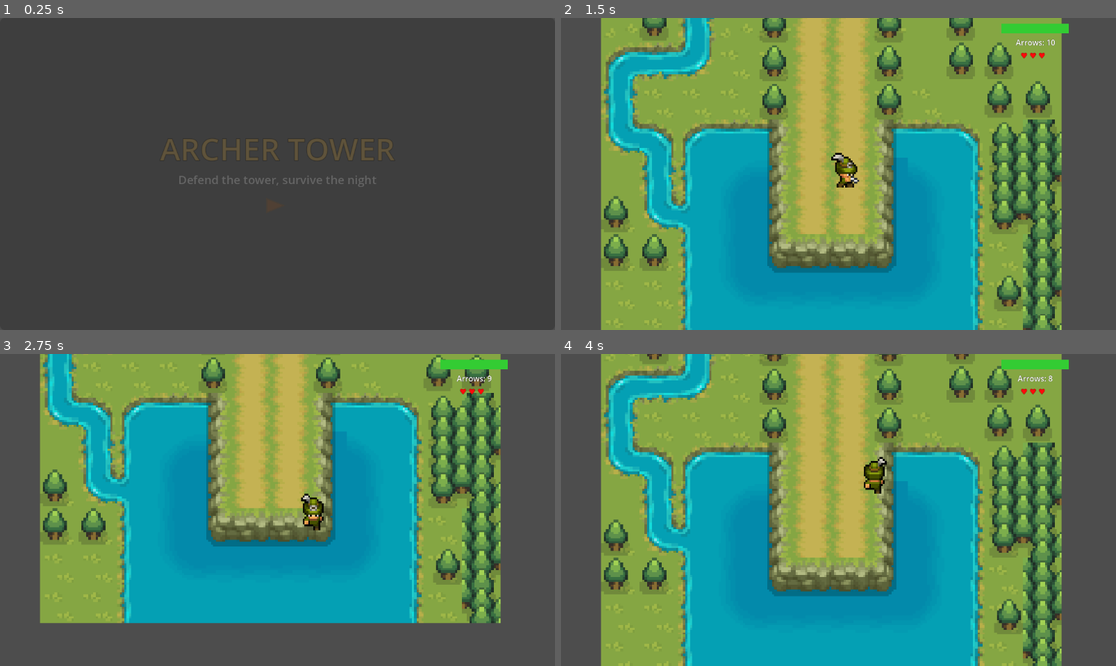
Above: before the commit, frames 1-4 (two rows, left to right).
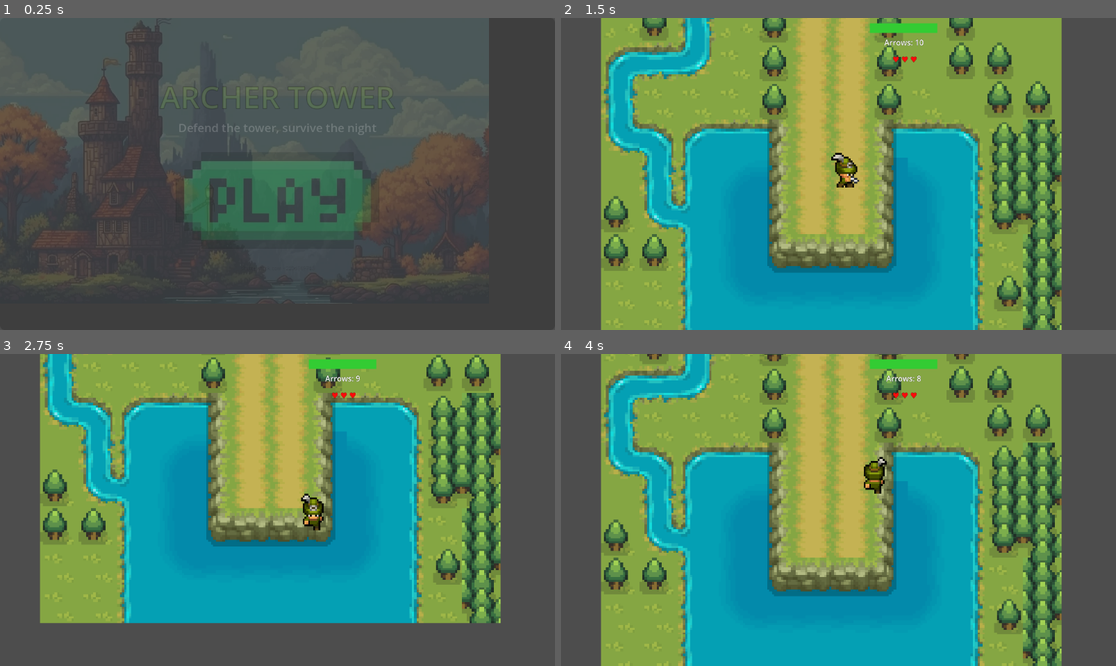
Above: after the commit, the same moments.

Repository: AethelVeritas/Dunedain
Game: Godot game, scene res://scenes/start_screen.tscn
Same seed, same stepped clock (60 frames per second), same inputs: the game is played once before the commit and once after it.
Inputs (mouse positions are in pixels of both pictures, inside the frame that each line leads up to):
- Up to frame 1 (0.25 s): no input
- Up to frame 2 (1.5 s): click (838, 205) at 0.5 s; move the mouse to (960, 158) at 1.27 s; hold D (right) from 1.28 s (still down); click (960, 158) at 1.35 s
- Up to frame 3 (2.75 s): move the mouse to (166, 525) at 2.02 s; release D (right) at 2.03 s; hold S (down) from 2.03 s (still down); click (166, 525) at 2.1 s
- Up to frame 4 (4 s): move the mouse to (894, 441) at 2.77 s; release S (down) at 2.78 s; hold D (right) 2.78-3.53 s; click (894, 441) at 2.85 s; move the mouse to (810, 572) at 3.52 s; hold W (up) from 3.53 s (still down); click (810, 572) at 3.6 s

The runs differ from the first frame. In frame 1, 42% of the frame differs, in the area x 0-89%, y 0-92%; in frame 2, 1.0%; in frame 3, 1.0%; in frame 4, 1.0%.

Commit message:
add background to start screen

Diff:
--- a/scenes/player.tscn
+++ b/scenes/player.tscn
@@ -552,26 +552,26 @@
 [node name="HealthBar" parent="AnimatedSprite2D/Camera2D/CanvasLayer" instance=ExtResource("3_qhqgy")]
 layout_mode = 3
 anchors_preset = 0
-offset_left = 914.0
-offset_top = 12.0
-offset_right = 1054.0
-offset_bottom = 32.0
+offset_left = 641.0
+offset_top = 11.0
+offset_right = 781.0
+offset_bottom = 31.0
 
 [node name="ArrowCounter" parent="AnimatedSprite2D/Camera2D/CanvasLayer" instance=ExtResource("4_arrow")]
 layout_mode = 3
 anchors_preset = 0
-offset_left = 925.0
+offset_left = 652.0
 offset_top = 40.0
-offset_right = 1045.0
+offset_right = 772.0
 offset_bottom = 60.0
 
 [node name="LivesDisplay" parent="AnimatedSprite2D/Camera2D/CanvasLayer" instance=ExtResource("5_lives")]
 layout_mode = 3
 anchors_preset = 0
-offset_left = 922.0
-offset_top = 67.0
-offset_right = 1042.0
-offset_bottom = 87.0
+offset_left = 656.0
+offset_top = 75.0
+offset_right = 776.0
+offset_bottom = 95.0
 
 [node name="Marker2D" type="Marker2D" parent="."]
 position = Vector2(0, -2)
--- a/scenes/start_screen.tscn
+++ b/scenes/start_screen.tscn
@@ -1,7 +1,8 @@
-[gd_scene load_steps=5 format=3 uid="uid://start_screen"]
+[gd_scene load_steps=7 format=3 uid="uid://od1uv6fufcp5"]
 
-[ext_resource type="Script" path="res://scripts/start_screen.gd" id="1_script"]
-[ext_resource type="Texture2D" path="res://sprites/triangle_start_button.png" id="2_triangle"]
+[ext_resource type="Script" uid="uid://bbsy7oaul87uh" path="res://scripts/start_screen.gd" id="1_script"]
+[ext_resource type="Texture2D" uid="uid://bw3vwr4gp45ul" path="res://sprites/buttons/pixel-play-button-vector-illustration-260nw-2206589713-removebg-preview.png" id="2_o7i0r"]
+[ext_resource type="Texture2D" uid="uid://bacrsre887cg7" path="res://sprites/background.webp" id="3_he1sj"]
 
 [sub_resource type="StyleBoxFlat" id="StyleBoxFlat_background"]
 bg_color = Color(0, 0, 0, 0.8)
@@ -12,7 +13,6 @@
 
 [sub_resource type="Animation" id="Animation_fade_in"]
 resource_name = "fade_in"
-length = 1.0
 tracks/0/type = "value"
 tracks/0/imported = false
 tracks/0/enabled = true
@@ -28,7 +28,7 @@
 
 [sub_resource type="AnimationLibrary" id="AnimationLibrary_main"]
 _data = {
-"fade_in": SubResource("Animation_fade_in")
+&"fade_in": SubResource("Animation_fade_in")
 }
 
 [node name="StartScreen" type="CanvasLayer"]
@@ -43,6 +43,15 @@
 grow_vertical = 2
 theme_override_styles/panel = SubResource("StyleBoxFlat_background")
 
+[node name="TextureRect" type="TextureRect" parent="Panel"]
+layout_mode = 0
+offset_left = -7.0
+offset_top = -15.0
+offset_right = 1015.0
+offset_bottom = 593.0
+texture = ExtResource("3_he1sj")
+expand_mode = 1
+
 [node name="VBoxContainer" type="VBoxContainer" parent="Panel"]
 layout_mode = 1
 anchors_preset = 8
@@ -50,17 +59,17 @@
 anchor_top = 0.5
 anchor_right = 0.5
 anchor_bottom = 0.5
-offset_left = -200.0
-offset_top = -150.0
-offset_right = 200.0
-offset_bottom = 150.0
+offset_left = -275.0
+offset_top = -205.0
+offset_right = 275.0
+offset_bottom = 205.0
 grow_horizontal = 2
 grow_vertical = 2
 alignment = 1
 
 [node name="TitleLabel" type="Label" parent="Panel/VBoxContainer"]
 layout_mode = 2
-theme_override_colors/font_color = Color(0.8, 0.6, 0.2, 1)
+theme_override_colors/font_color = Color(0.5115219, 0.70856977, 0.2938297, 1)
 theme_override_colors/font_outline_color = Color(0, 0, 0, 1)
 theme_override_constants/outline_size = 4
 theme_override_font_sizes/font_size = 64
@@ -75,14 +84,15 @@
 horizontal_alignment = 1
 
 [node name="StartButton" type="TextureButton" parent="Panel/VBoxContainer"]
+clip_contents = true
 layout_mode = 2
 size_flags_horizontal = 4
-texture_normal = ExtResource("2_triangle")
+texture_normal = ExtResource("2_o7i0r")
 stretch_mode = 0
 
 [node name="AnimationPlayer" type="AnimationPlayer" parent="."]
 libraries = {
-"": SubResource("AnimationLibrary_main")
+&"": SubResource("AnimationLibrary_main")
 }
 
 [connection signal="pressed" from="Panel/VBoxContainer/StartButton" to="." method="_on_start_button_pressed"]
--- a/scripts/lives_display.gd
+++ b/scripts/lives_display.gd
@@ -3,19 +3,19 @@
 @onready var label: Label = $Label
 
 func _ready():
-    update_lives(GameManager.get_player_lives())
+	update_lives(GameManager.get_player_lives())
 
 func update_lives(current_lives: int):
-    if label:
-        var hearts_text = ""
-        for i in range(current_lives):
-            hearts_text += "♥ "
-        label.text = hearts_text
+	if label:
+		var hearts_text = ""
+		for i in range(current_lives):
+			hearts_text += "♥ "
+		label.text = hearts_text
 
-        # Optional: Change color based on lives remaining
-        if current_lives > 2:
-            label.modulate = Color(1, 0.2, 0.2, 1) # Bright red
-        elif current_lives > 1:
-            label.modulate = Color(1, 0.5, 0.2, 1) # Orange
-        else:
-            label.modulate = Color(0.8, 0.8, 0.8, 1) # Gray/white
+		# Optional: Change color based on lives remaining
+		if current_lives > 2:
+			label.modulate = Color(1, 0.2, 0.2, 1) # Bright red
+		elif current_lives > 1:
+			label.modulate = Color(1, 0.5, 0.2, 1) # Orange
+		else:
+			label.modulate = Color(0.8, 0.8, 0.8, 1) # Gray/white
Binary file added: sprites/background.webp
Not shown, added: sprites/background.webp.import
Binary file added: sprites/buttons/pixel-play-button-vector-illustration-260nw-2206589713-removebg-preview.png
Not shown, added: sprites/buttons/pixel-play-button-vector-illustration-260nw-2206589713-removebg-preview.png.import
